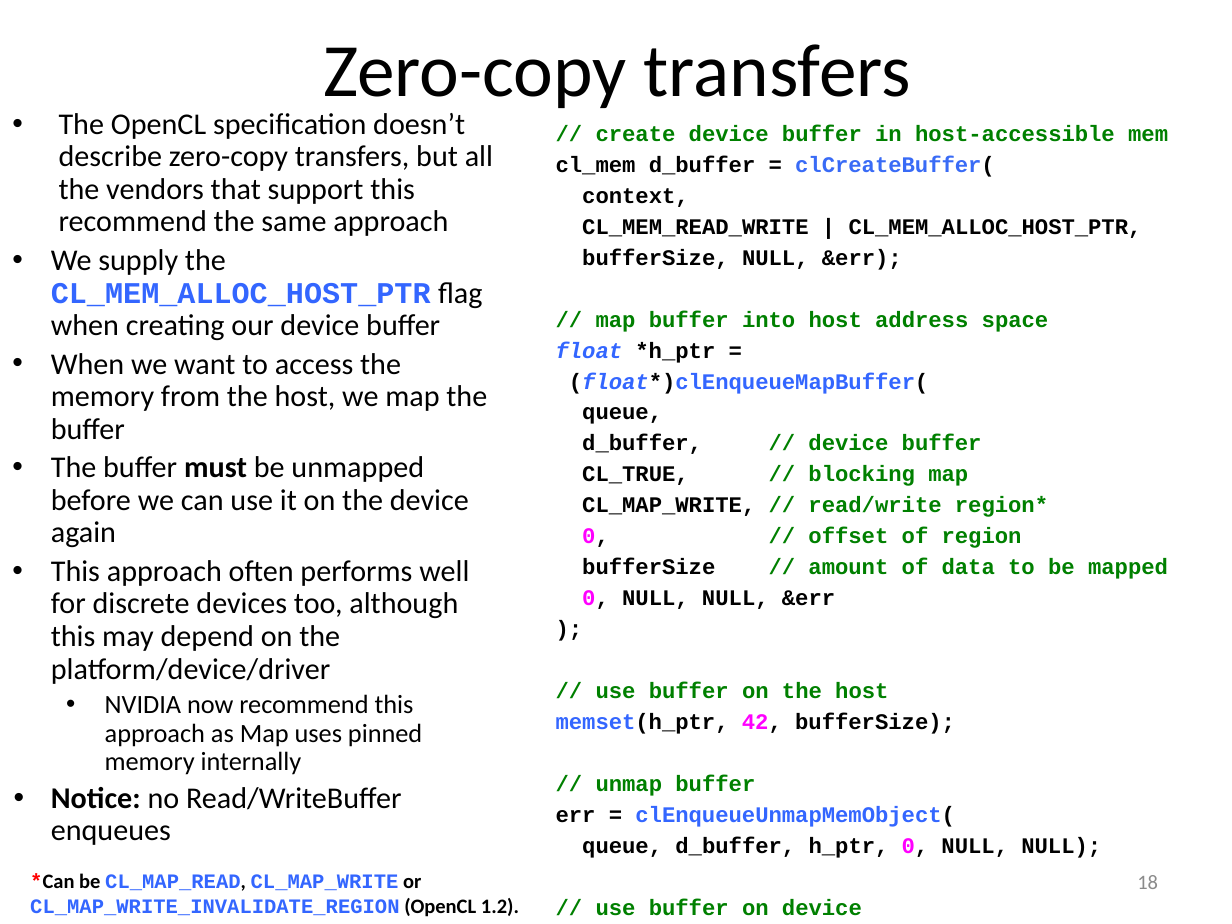
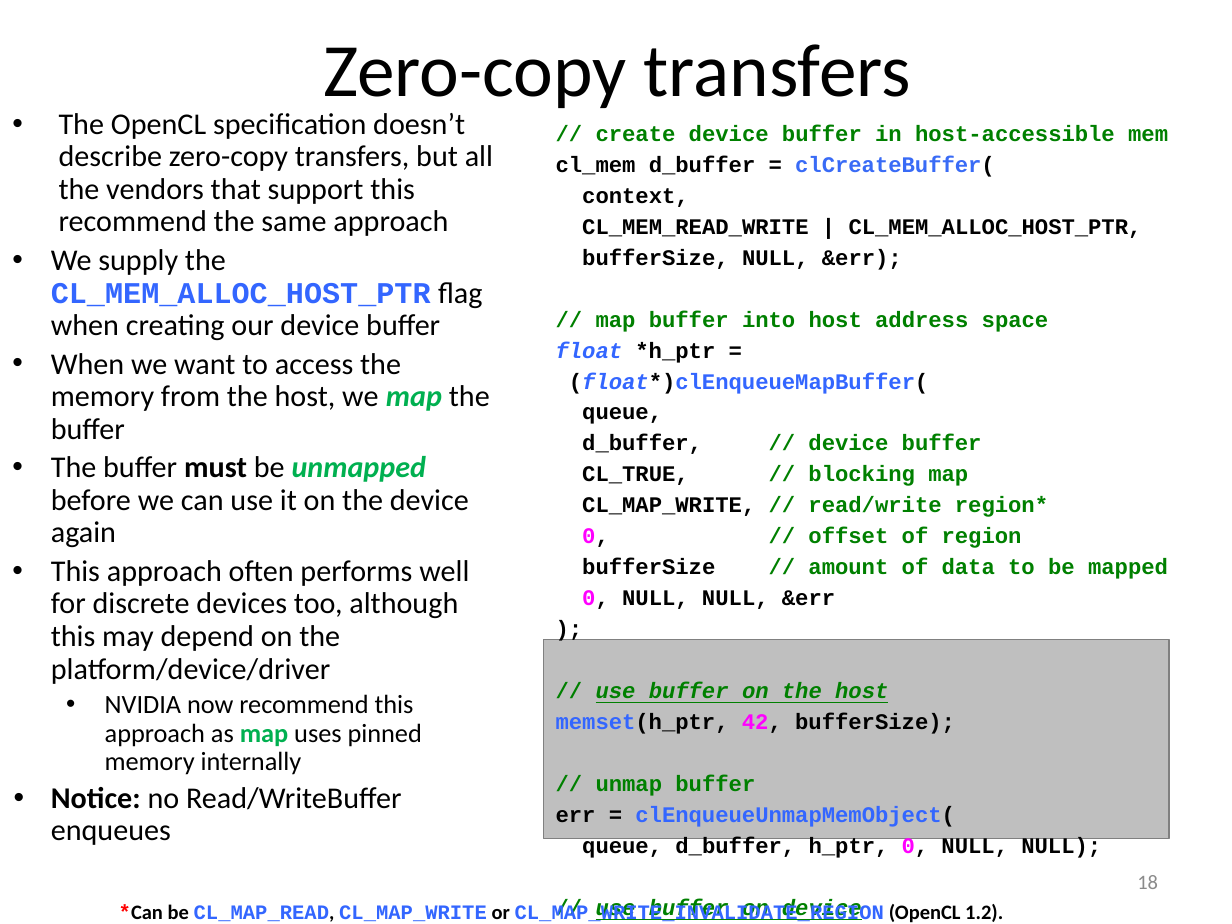
Before and after one commit to UoB-HPC/opencl-training-slides, a slide deck: slide 18 of advanced_part1.pptx. Drawn at 1232x924 pixels with LibreOffice and Linux fonts; fonts in the diff are those of the drawing. Boxes give left, top, right and bottom in pixels: in the first picture for what was removed or moved away, otherwise in the second. Text is boxed around its words. In the diff, an @@ line names an element or a change of style, - is before the commit and + after.

```diff
--- a/advanced_part1.pptx
+++ b/advanced_part1.pptx
@@ text at [51, 353, 490, 547]: text colour #000000 to #00B050, bold on, italic on in "map", "unmapped" @@
@@ rectangle added at [543, 639, 1169, 839], fill #BFBFBF, outline #808080 0.75 pt @@
@@ text at [596, 682, 888, 703]: italic on, underline on in "use buffer on the host", "use buffer on device" @@
@@ text at [105, 694, 422, 775]: text changed @@
-  • NVIDIA now recommend this approach as Map uses pinned memory internally
+  • NVIDIA now recommend this approach as map uses pinned memory internally
@@ text "*Can be CL_MAP_READ, CL_MAP_WRITE or ..." rewrapped from [30, 873, 519, 917] to [119, 904, 884, 924] @@
```
Also in this commit, not shown: 2 other slides changed.
